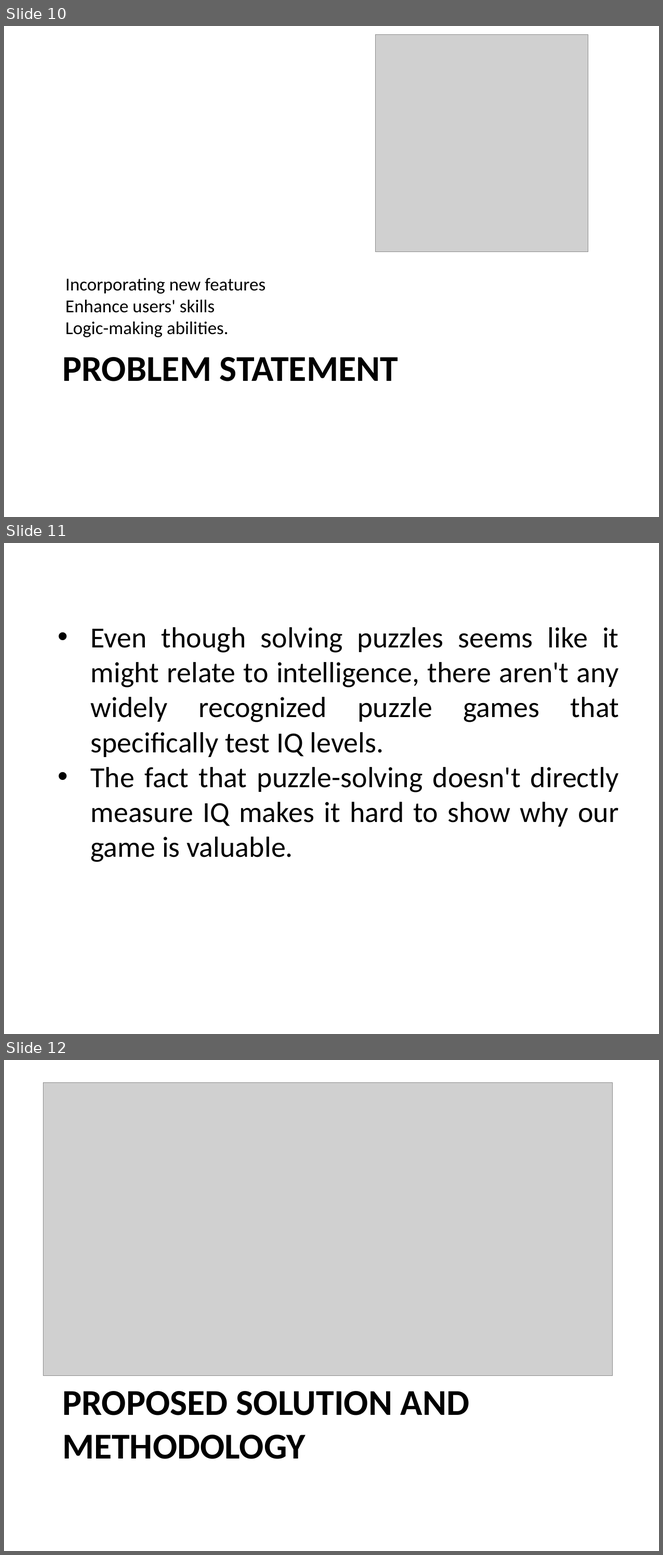
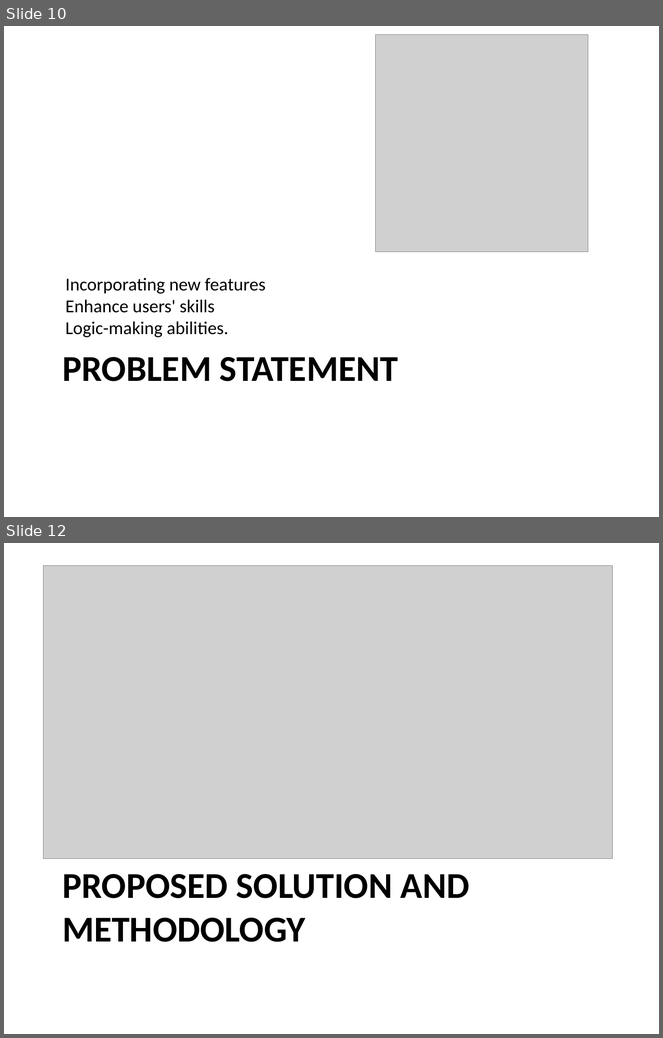
Before and after one commit to NofilUllah/FYP-All-Works, a slide deck: Proposal Presentation Template - 03_29409_22816_22664.pptx. Shown one above the other, each under a label of ours: slides 10, 11 and 12 before the commit, slides 10 and 12 after it; the slides between them are not shown. The pictures are 663x1555 and 663x1038 pixels, drawn with LibreOffice and Linux fonts; fonts in the diff are those of the drawing; grey boxes stand for pictures; background and template pictures are left out. Boxes give left, top, right and bottom in pixels: in the first picture for what was removed or moved away, otherwise in the second. Text is boxed around its words. In the diff, an @@ line names an element or a change of style, - is before the commit and + after.

```diff
--- a/Proposal Presentation Template - 03_29409_22816_22664.pptx
+++ b/Proposal Presentation Template - 03_29409_22816_22664.pptx
@@ slide 11 removed at box(4, 543, 659, 1034), background picture (left out) @@
@@ text removed at box(91, 627, 619, 862) @@
-• Even though solving puzzles seems like it might relate to intelligence, there aren't any widely recognized puzzle games that specifically test IQ levels.
-• The fact that puzzle-solving doesn't directly measure IQ makes it hard to show why our game is valuable.
```
Also in this commit, not shown: 11 slides changed, 1 slide added.
